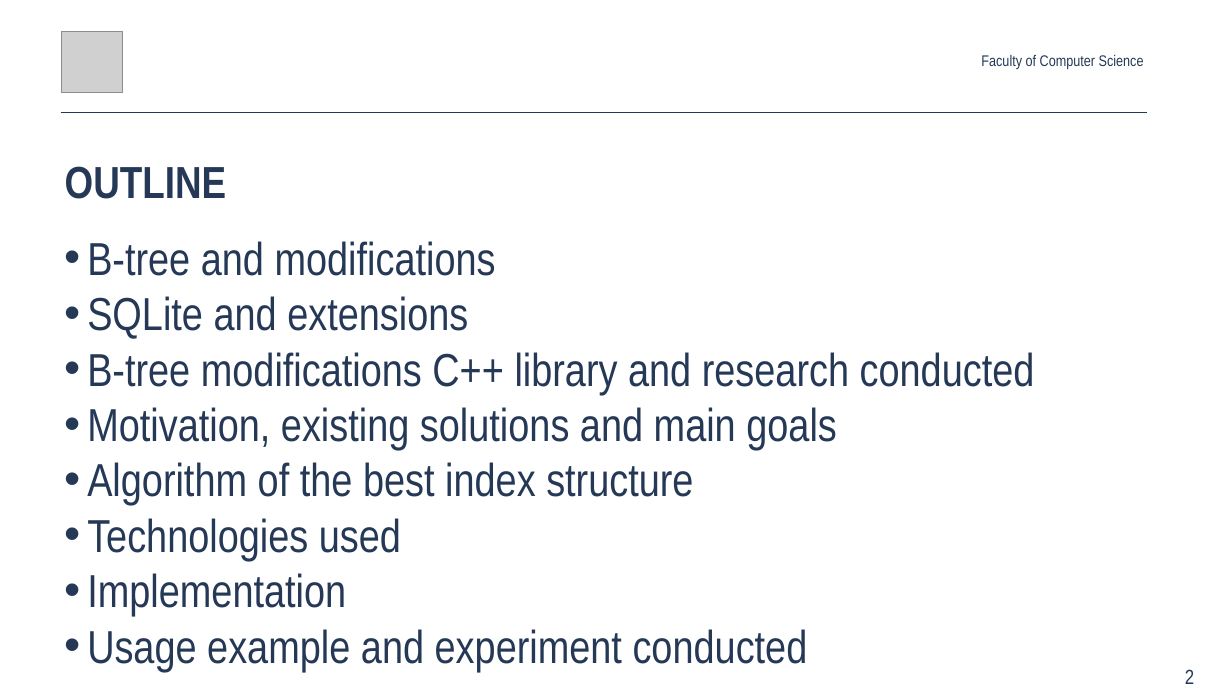
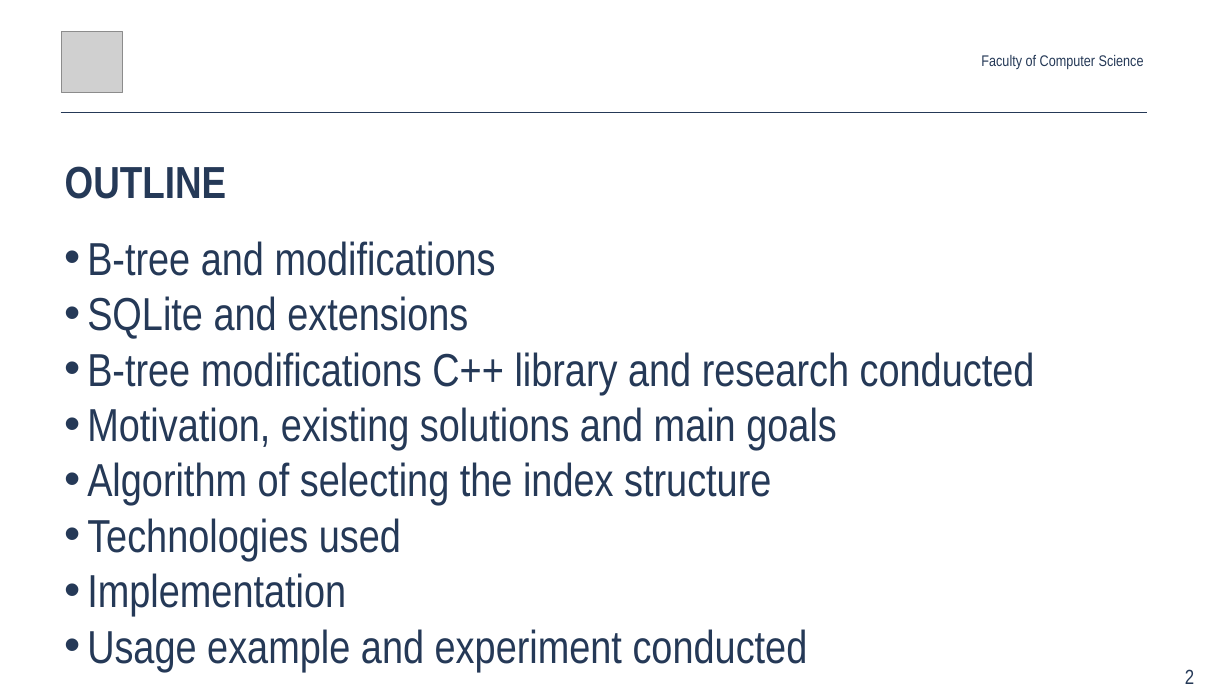
Before and after one commit to Glost/btrees_2019, a slide deck: slide 2 of root/docs/slides/Anton_Rigin_SYRCoSE_2019.pptx. Drawn at 1232x693 pixels with LibreOffice and Linux fonts; fonts in the diff are those of the drawing; grey boxes stand for pictures. Boxes give left, top, right and bottom in pixels: in the first picture for what was removed or moved away, otherwise in the second. Text is boxed around its words. In the diff, an @@ line names an element or a change of style, - is before the commit and + after.

```diff
--- a/root/docs/slides/Anton_Rigin_SYRCoSE_2019.pptx
+++ b/root/docs/slides/Anton_Rigin_SYRCoSE_2019.pptx
@@ text at (x1=87, y1=462, x2=771, y2=505): text changed @@
-• Algorithm of the best index structure
+• Algorithm of selecting the index structure
```
Also in this commit, not shown: 8 other slides changed, 1 slide added, 1 other file.
